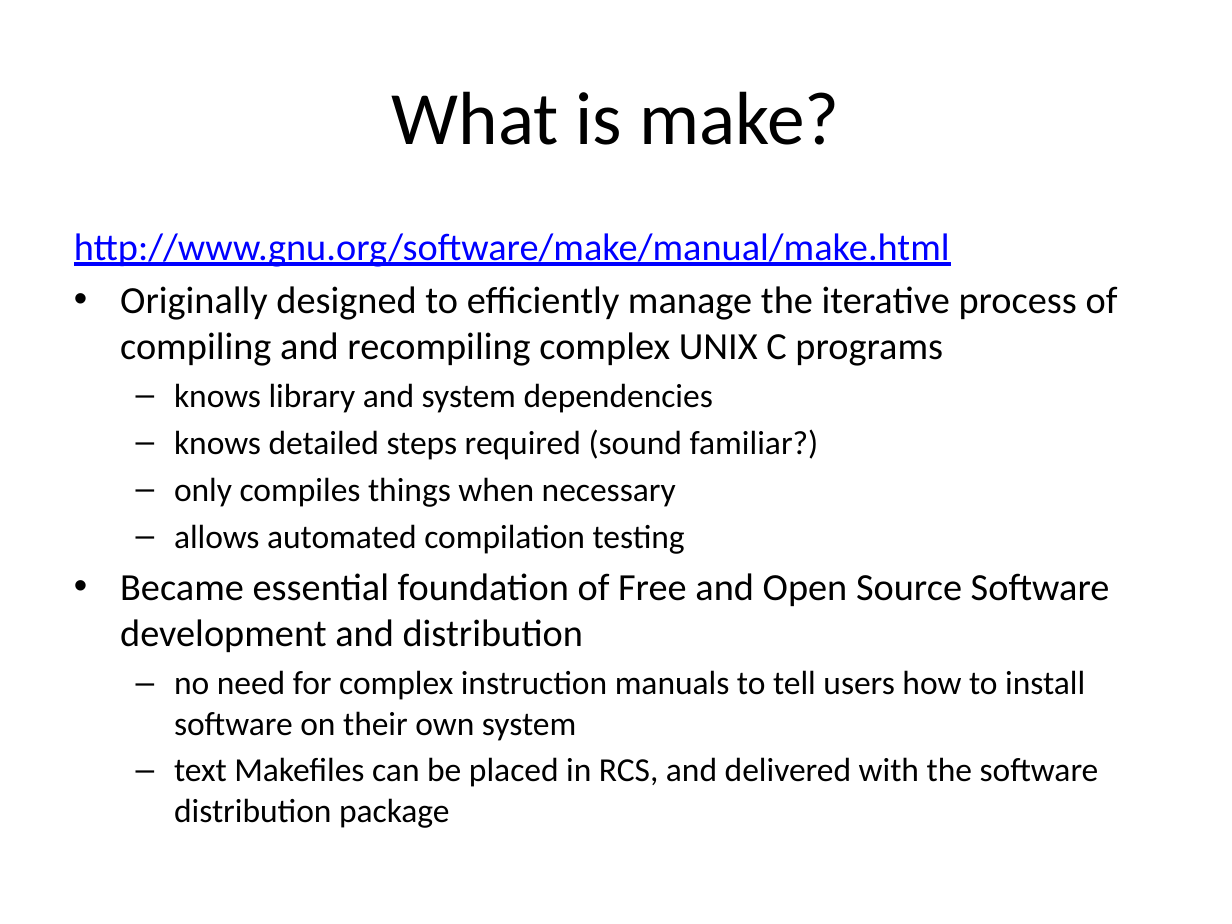
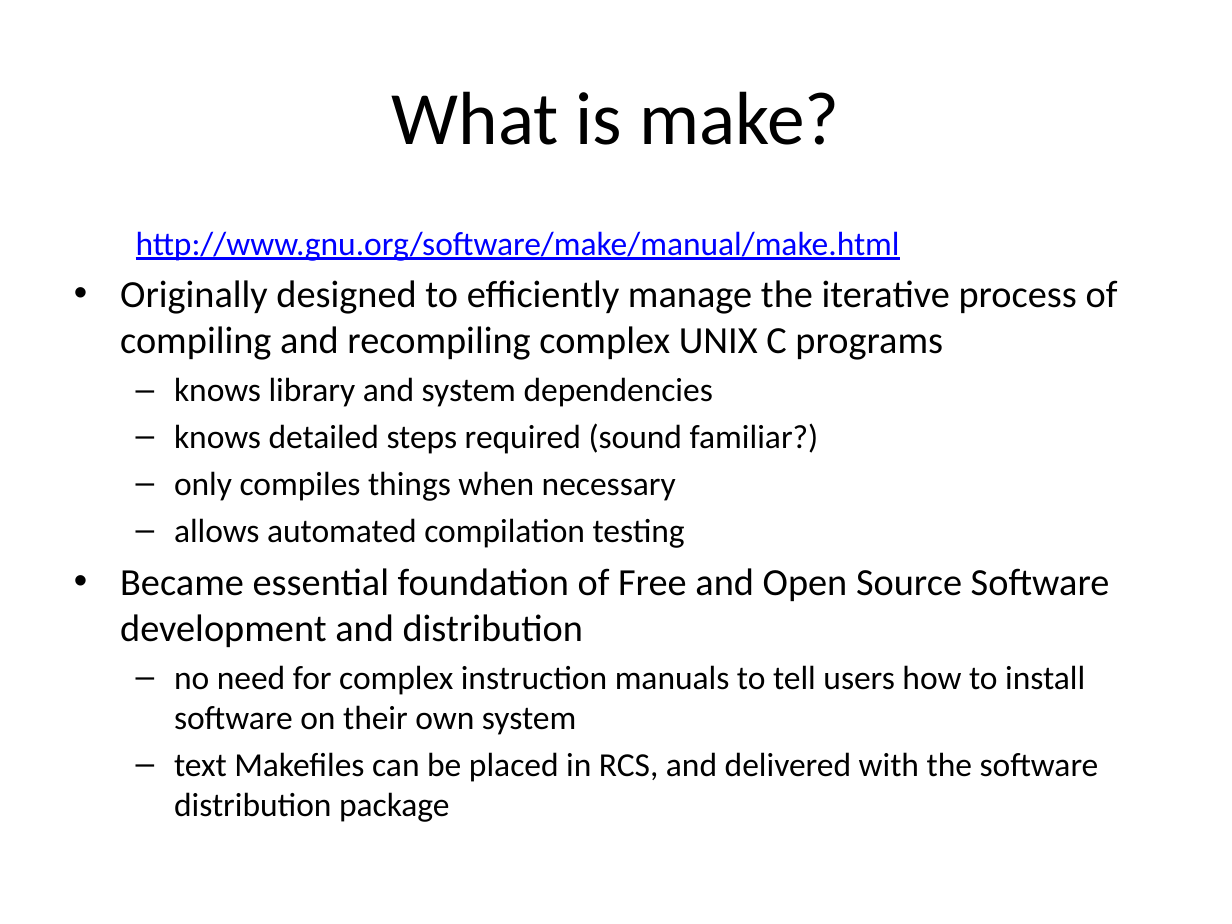
Before and after one commit to rvosa/ngs-workflows, a slide deck: slide 2 of doc/slides/day3/session2/Make.pptx. Drawn at 1232x924 pixels with LibreOffice and Linux fonts; fonts in the diff are those of the drawing. Boxes give left, top, right and bottom in pixels: in the first picture for what was removed or moved away, otherwise in the second. Text is boxed around its words. In the diff, an @@ line names an element or a change of style, - is before the commit and + after.

```diff
--- a/doc/slides/day3/session2/Make.pptx
+++ b/doc/slides/day3/session2/Make.pptx
@@ text at [136,231,900,261]: size 22.4 to 19.6 pt in "http://www.gnu.org/software/make/manual/make.html"; list level 1 to 2 in "http://www.gnu.org/software/make/manual/make.html" @@
```
Also in this commit, not shown: 4 other slides changed, 1 slide added, 1 slide removed, 3 other files.
